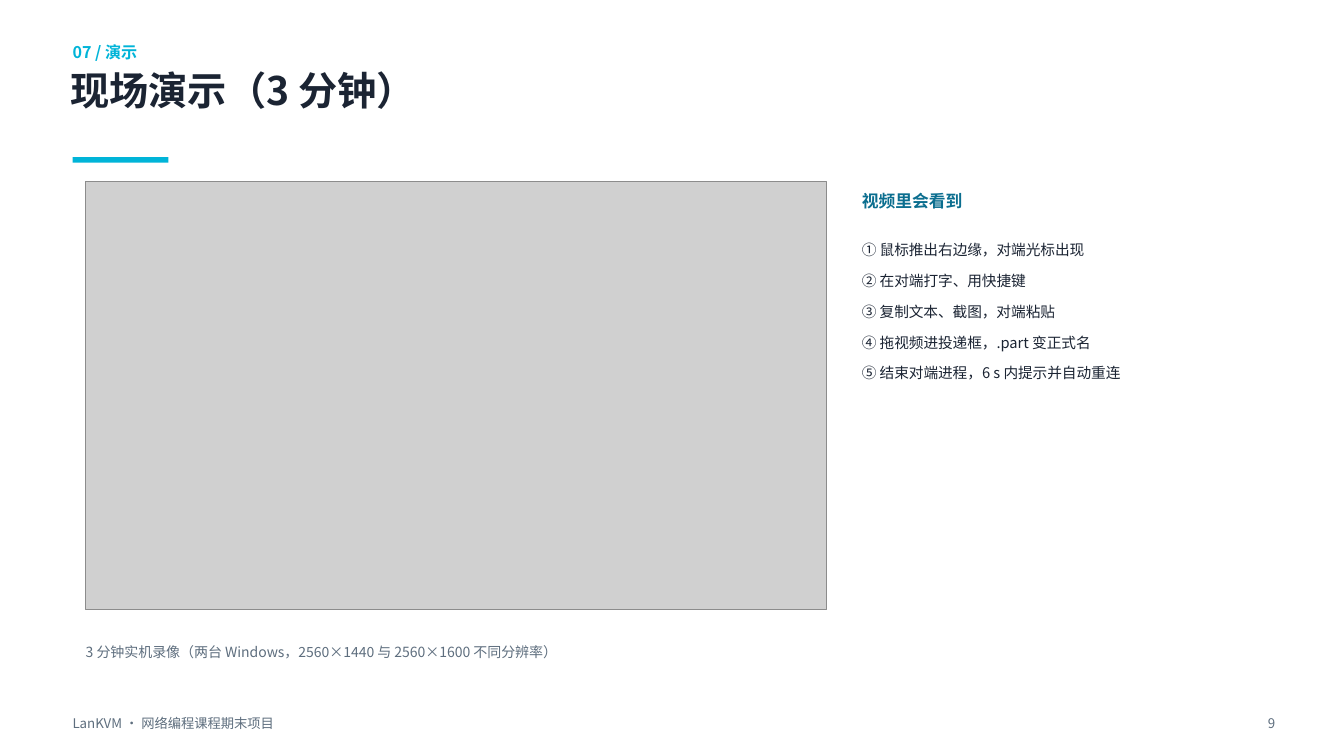
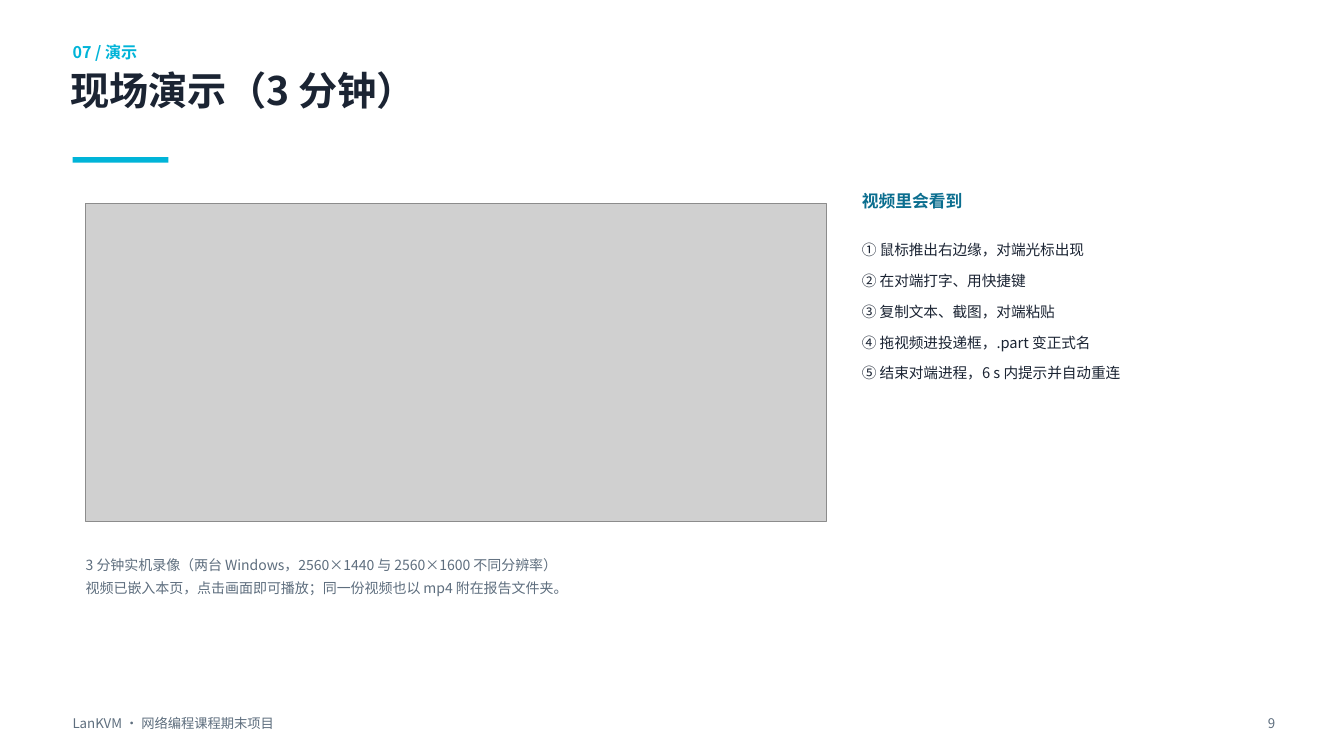
Before and after one commit to Heldegard/Final-Project-for-Network-Programming, a slide deck: slide 9 of LanKVM-期末答辩.pptx. Drawn at 1344x756 pixels with LibreOffice and Linux fonts; fonts in the diff are those of the drawing; grey boxes stand for pictures. Boxes give left, top, right and bottom in pixels: in the first picture for what was removed or moved away, otherwise in the second. Text is boxed around its words. In the diff, an @@ line names an element or a change of style, - is before the commit and + after.

Commit message:
Embed a compressed demo video instead of linking it
Slide 9 rendered blank in PowerPoint: the linked-video shape depended on an
external media relationship that PowerPoint did not resolve. The recording was
523 MB, so embedding it directly was not an option either.

Transcode it to 720p (1920x720, CRF 20) with ffmpeg: 8.5 MB, text still crisp.
The slide now uses the ordinary embedded-movie shape, so it plays in PowerPoint,
WPS and LibreOffice alike, and the deck stays under 9 MB.

```diff
--- a/LanKVM-期末答辩.pptx
+++ b/LanKVM-期末答辩.pptx
@@ picture: place and size @@
-picture at <box>86,181,827,610</box>
+picture at <box>86,204,827,521</box>
@@ text at <box>86,558,557,571</box>: line spacing 1.2 to 1.4 @@
@@ text "3 分钟实机录像（两台 Windows，2560×1440 与 2560×1600 ...": place and size @@
-text "3 分钟实机录像（两台 Windows，2560×1440 与 2560×1600 ..." at <box>86,645,557,658</box>
+text "3 分钟实机录像（两台 Windows，2560×1440 与 2560×1600 ..." at <box>86,558,568,596</box>
@@ text at <box>86,581,568,596</box>: paragraph added @@
+视频已嵌入本页，点击画面即可播放；同一份视频也以 mp4 附在报告文件夹。
```
Also in this commit, not shown: 3 other files.
